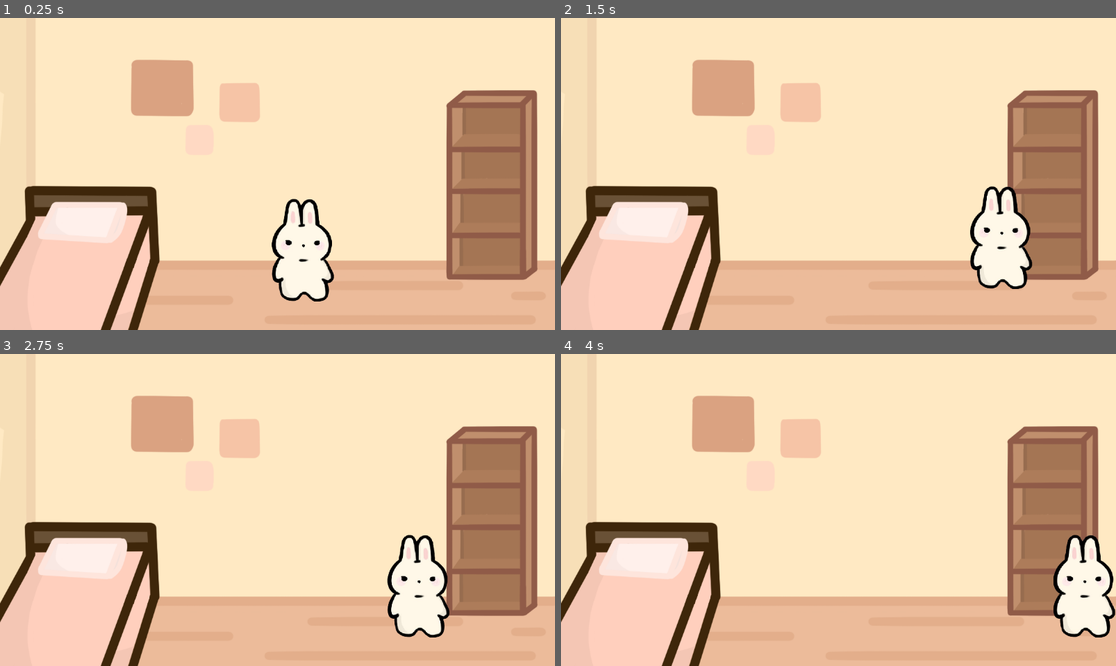
Above: before the commit, frames 1-4 (two rows, left to right).
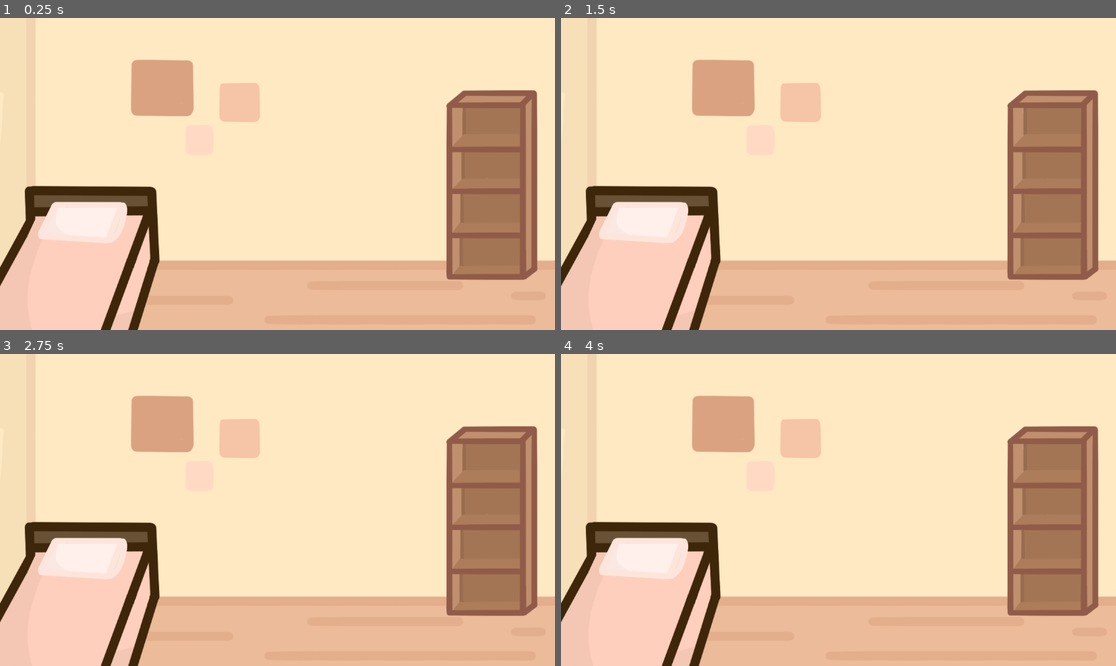
Above: after the commit, the same moments.

Repository: janicedtea/sleepover
Game: Godot game, scene res://bedroom.tscn
Same seed, same stepped clock (60 frames per second), same inputs: the game is played once before the commit and once after it. This scene is started directly instead of the project's main scene.
Inputs:
- Up to frame 1 (0.25 s): no input
- Up to frame 2 (1.5 s): tap Enter at 0.5 s; hold S (correctanswer1) 0.53-1.28 s; hold Right (ui_right) from 0.53 s (still down); tap Up (ui_up) at 0.77 s; tap N (correctanswer2) at 1.35 s
- Up to frame 3 (2.75 s): tap Up (ui_up) at 1.52 s; release Right (ui_right) at 2.03 s; hold Left (ui_left) from 2.03 s (still down); hold M (correctanswer3) from 2.03 s (still down)
- Up to frame 4 (4 s): release Left (ui_left) at 2.78 s; release M (correctanswer3) at 2.78 s; hold Right (ui_right) from 2.78 s (still down); tap E (interact) at 2.85 s; tap Up (ui_up) at 3.02, 3.77 s; tap Alt at 3.6 s

The runs differ from the first frame. In frame 1, 2.8% of the frame differs, in the area x 48-61%, y 57-91%; in frame 2, 2.8%; in frame 3, 2.8%; in frame 4, 2.8%, in the area x 88-100%, y 57-91%.

Commit message:
made bedroom

Diff:
--- a/bedroom.tscn
+++ b/bedroom.tscn
@@ -1,7 +1,8 @@
-[gd_scene load_steps=15 format=3 uid="uid://bn8x53gs30sn0"]
+[gd_scene load_steps=16 format=3 uid="uid://bn8x53gs30sn0"]
 
 [ext_resource type="Texture2D" uid="uid://cqpkhmb8purrn" path="res://bunnyBedroom.png" id="1_iw0c1"]
 [ext_resource type="Texture2D" uid="uid://b31o2mtofy4kw" path="res://combined-image-removebg-preview.png" id="2_kpde0"]
+[ext_resource type="PackedScene" uid="uid://bqde8m8ly6e5u" path="res://bunny_player.tscn" id="3_e18cj"]
 
 [sub_resource type="RectangleShape2D" id="RectangleShape2D_e18cj"]
 size = Vector2(889, 64)
@@ -134,7 +135,11 @@
 [node name="StaticBody2D" type="StaticBody2D" parent="."]
 
 [node name="CollisionShape2D" type="CollisionShape2D" parent="StaticBody2D"]
-position = Vector2(710, 620)
+position = Vector2(710, 678)
+shape = SubResource("RectangleShape2D_e18cj")
+
+[node name="CollisionShape2D4" type="CollisionShape2D" parent="StaticBody2D"]
+position = Vector2(723, 242)
 shape = SubResource("RectangleShape2D_e18cj")
 
 [node name="CollisionShape2D2" type="CollisionShape2D" parent="StaticBody2D"]
@@ -146,6 +151,7 @@
 shape = SubResource("RectangleShape2D_ui2oe")
 
 [node name="player" type="CharacterBody2D" parent="."]
+visible = false
 position = Vector2(628, 482)
 scale = Vector2(6, 6)
 script = SubResource("GDScript_o412v")
@@ -175,3 +181,7 @@
 [node name="CollisionShape2D" type="CollisionShape2D" parent="player/interaction"]
 position = Vector2(-21.5, -0.25)
 shape = SubResource("RectangleShape2D_j12bj")
+
+[node name="bunnyPlayer" parent="." instance=ExtResource("3_e18cj")]
+position = Vector2(559, 403)
+scale = Vector2(0.7, 0.7)
--- a/bunny_p.gd
+++ b/bunny_p.gd
@@ -1,14 +1,20 @@
 extends CharacterBody2D
 
 
-const SPEED = 300.0
+const SPEED = 180.0
 const JUMP_VELOCITY = -400.0
 
 
 func _physics_process(delta) -> void:
 
 	var direction := Input.get_vector("ui_left", "ui_right",  "ui_up", "ui_down")
-	if direction:
-		velocity = direction * SPEED
+	if direction.x == 1:
+		$AnimatedSprite2D.play("left")
+	elif direction.x == -1:
+		$AnimatedSprite2D.play("right")
+	else:
+		$AnimatedSprite2D.play("default")
+	print (direction)
+	velocity = direction * SPEED
 
 	move_and_slide()
--- a/bunny_player.tscn
+++ b/bunny_player.tscn
@@ -46,8 +46,10 @@
 size = Vector2(217.5, 359.5)
 
 [node name="bunnyPlayer" type="Node2D"]
+position = Vector2(560, 391)
 
 [node name="bunnyP" type="CharacterBody2D" parent="."]
+visible = false
 script = ExtResource("1_e4yj3")
 
 [node name="AnimatedSprite2D" type="AnimatedSprite2D" parent="bunnyP"]
